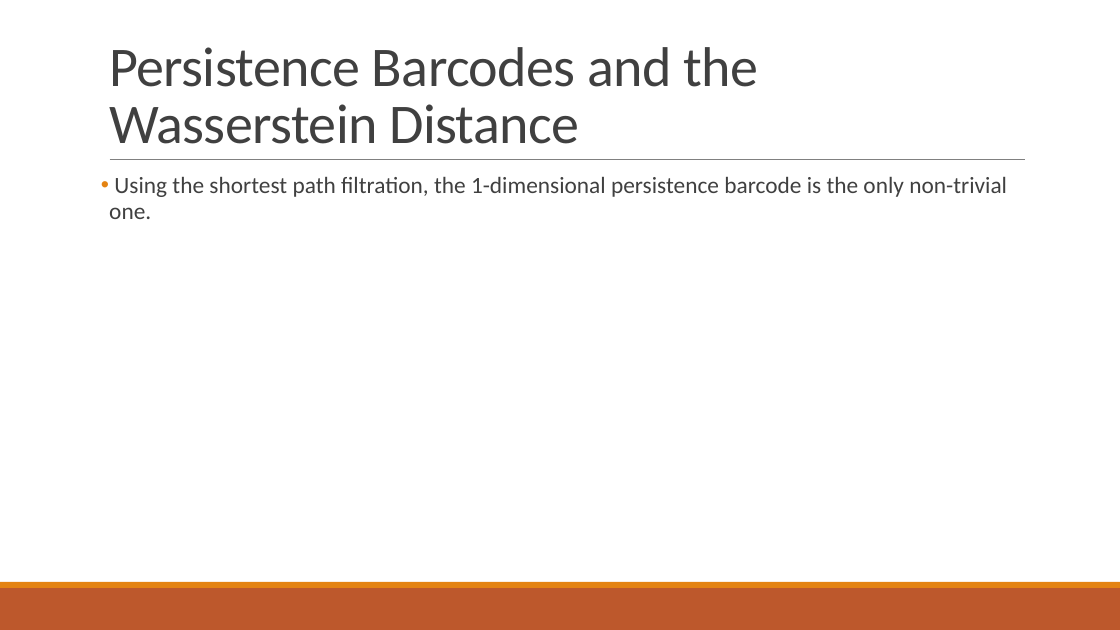
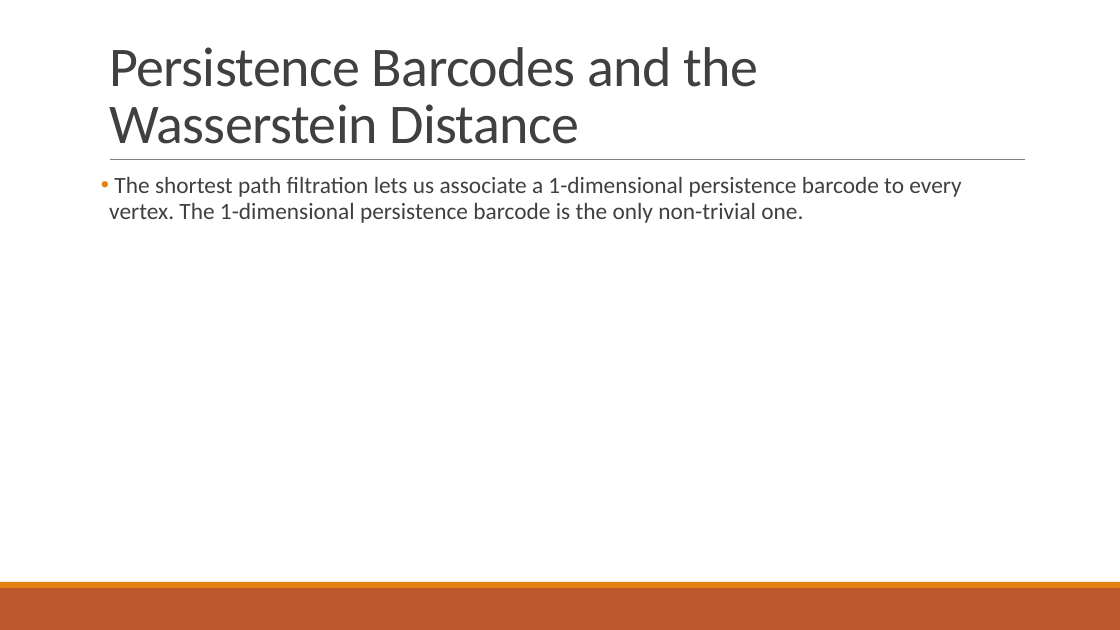
Before and after one commit to MartinSkilleter/Zigzag-Persistent-Homology, a slide deck: slide 7 of TDA Presentation/TDA Presentation Slides.pptx. Drawn at 1120x630 pixels with LibreOffice and Linux fonts; fonts in the diff are those of the drawing. Boxes give left, top, right and bottom in pixels: in the first picture for what was removed or moved away, otherwise in the second. Text is boxed around its words. In the diff, an @@ line names an element or a change of style, - is before the commit and + after.

```diff
--- a/TDA Presentation/TDA Presentation Slides.pptx
+++ b/TDA Presentation/TDA Presentation Slides.pptx
@@ text at (x1=109, y1=177, x2=961, y2=223): text changed @@
-• Using the shortest path filtration, the 1-dimensional persistence barcode is the only non-trivial one.
+• The shortest path filtration lets us associate a 1-dimensional persistence barcode to every vertex. The 1-dimensional persistence barcode is the only non-trivial one.
```
Also in this commit, not shown: 3 slides removed, 2 other files.
